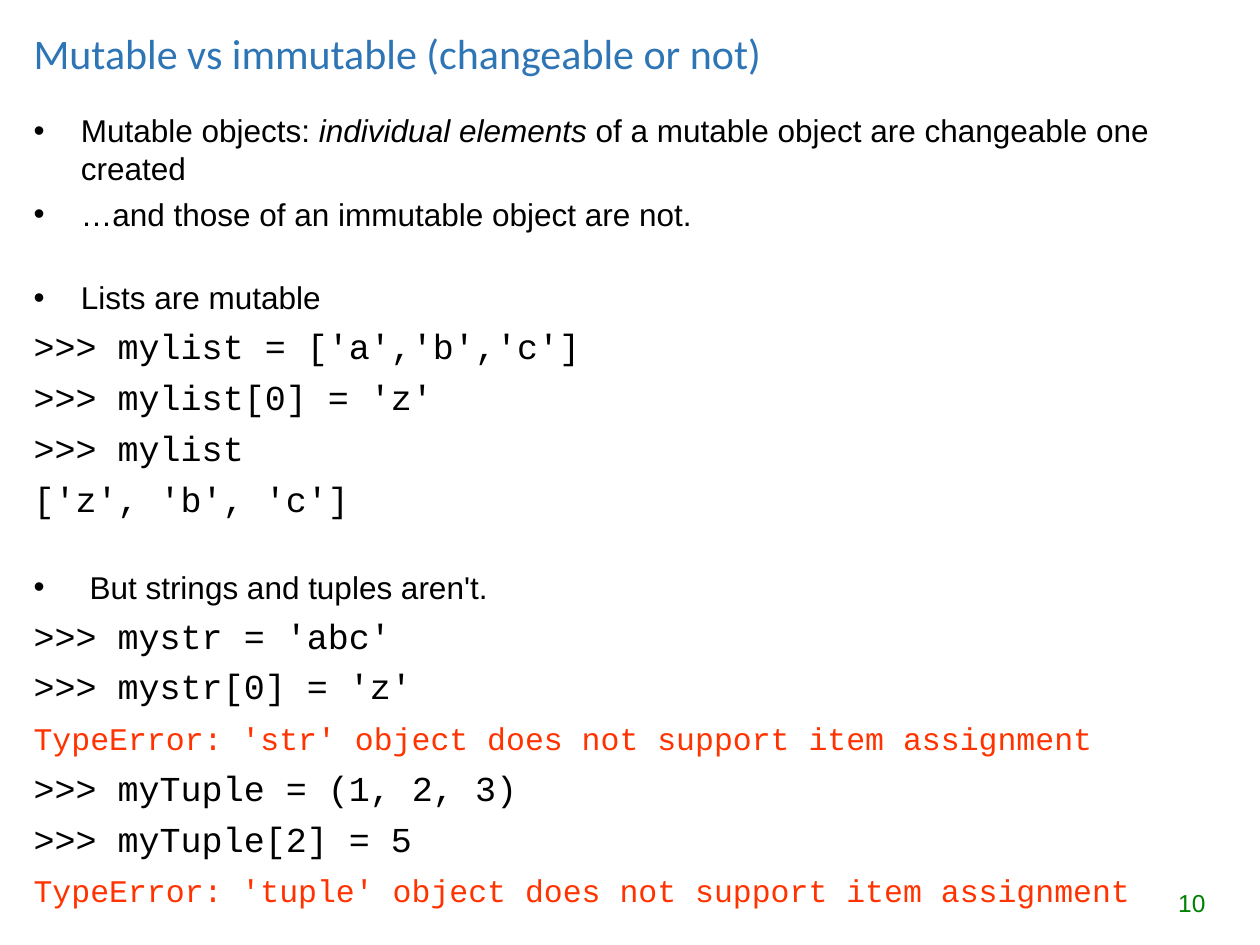
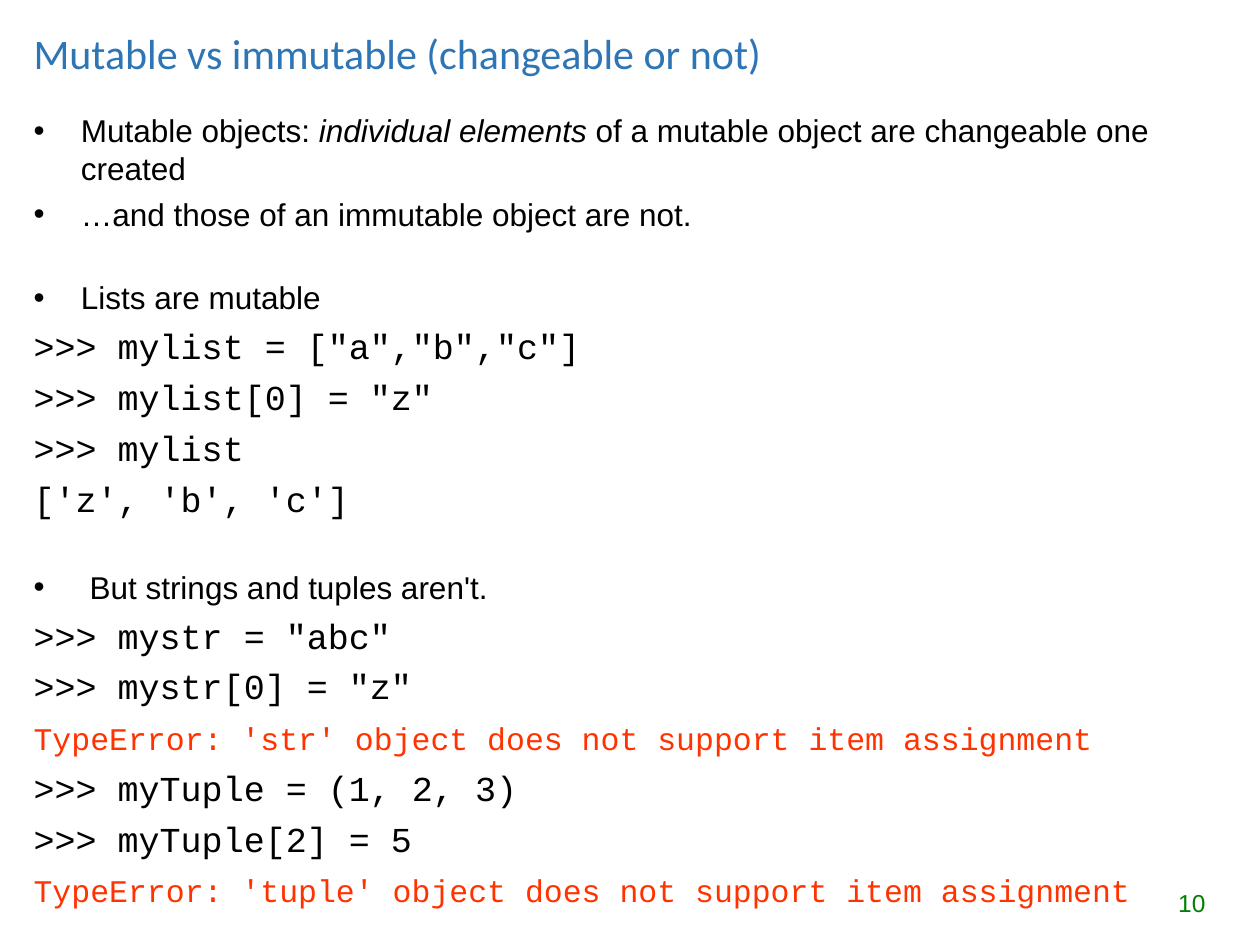
Before and after one commit to lgtateos/gis540, a slide deck: slide 10 of slides/lists_and_tuples.ppt. Drawn at 1260x945 pixels with LibreOffice and Linux fonts; fonts in the diff are those of the drawing. Boxes give left, top, right and bottom in pixels: in the first picture for what was removed or moved away, otherwise in the second. Text is boxed around its words. In the diff, an @@ line names an element or a change of style, - is before the commit and + after.

```diff
--- a/slides/lists_and_tuples.ppt
+++ b/slides/lists_and_tuples.ppt
@@ text at (118, 335, 580, 418): text changed @@
->>> mylist = ['a','b','c']
->>> mylist[0] = 'z'
+>>> mylist = ["a","b","c"]
+>>> mylist[0] = "z"
@@ text at (118, 624, 412, 707): text changed @@
->>> mystr = 'abc'
->>> mystr[0] = 'z'
+>>> mystr = "abc"
+>>> mystr[0] = "z"
```
Also in this commit, not shown: 10 other slides changed.
